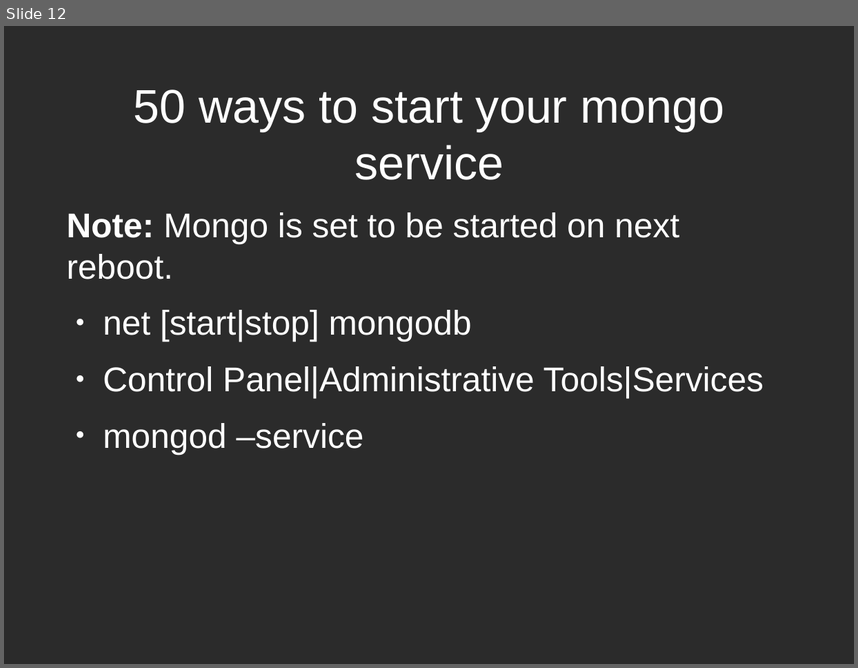
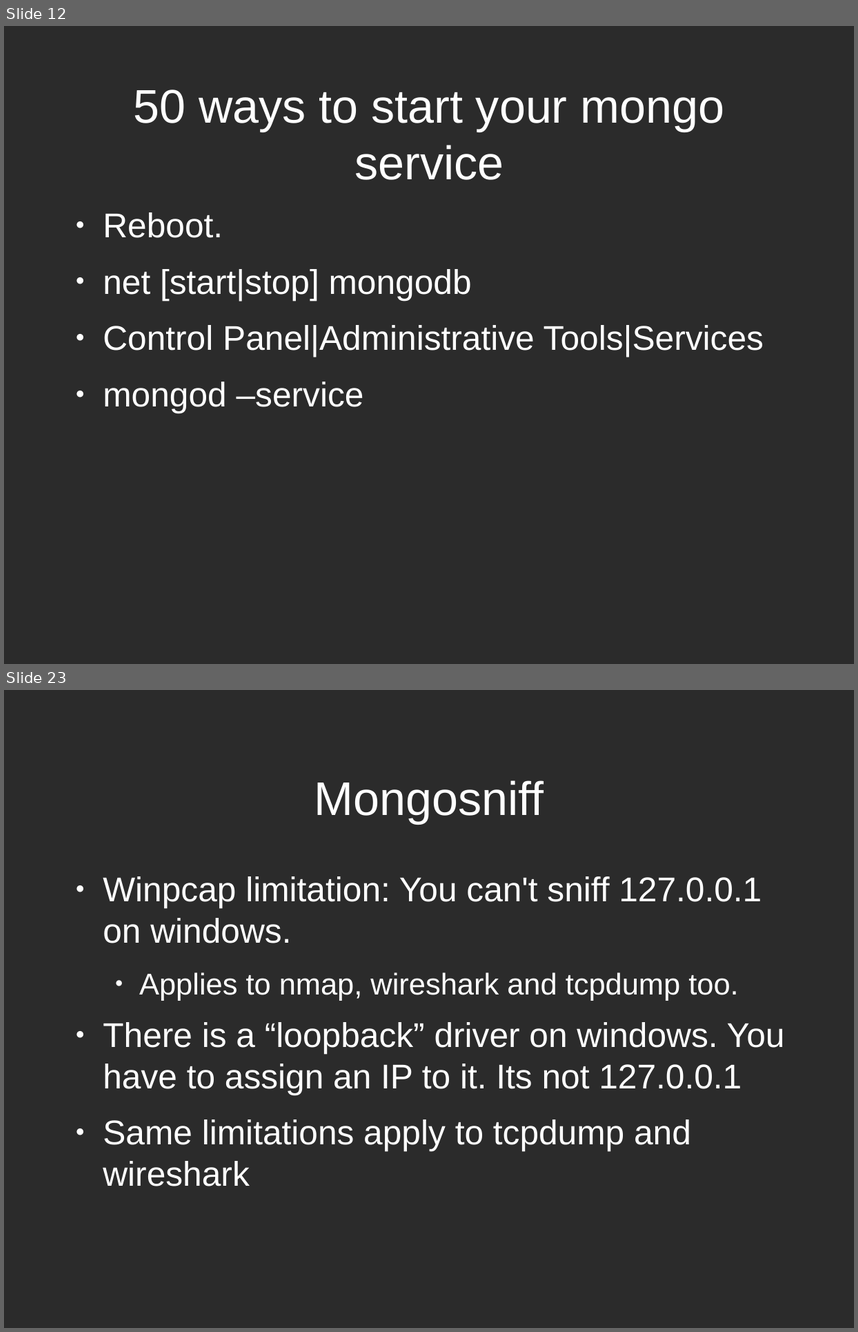
Before and after one commit to zippy1981/TalkMaterials, a slide deck: MongoMeetup/2010-July/Mongo Windows Administration for the Unix Programmer.odp. Shown one above the other, each under a label of ours: slide 12 before the commit, slides 12 and 23 after it; the slides between them are not shown. The pictures are 858x668 and 858x1332 pixels, drawn with LibreOffice and Linux fonts; fonts in the diff are those of the drawing; background and template pictures are left out; a plain dark background stands for a picture behind light text. Boxes give left, top, right and bottom in pixels: in the first picture for what was removed or moved away, otherwise in the second. Text is boxed around its words. In the diff, an @@ line names an element or a change of style, - is before the commit and + after.

```diff
--- a/MongoMeetup/2010-July/Mongo Windows Administration for the Unix Programmer.odp
+++ b/MongoMeetup/2010-July/Mongo Windows Administration for the Unix Programmer.odp
@@ slide 23 added at (x1=4, y1=690, x2=854, y2=1328), background picture (left out) @@
@@ title added at (x1=314, y1=780, x2=544, y2=823), 44 pt, text #FFFFFF @@
+Mongosniff
@@ text added at (x1=103, y1=876, x2=785, y2=1186), 32 pt, text #FFFFFF @@
+● Winpcap limitation: You can't sniff 127.0.0.1 on windows.
+  ● Applies to nmap, wireshark and tcpdump too.
+● There is a “loopback” driver on windows. You have to assign an IP to it. Its not 127.0.0.1
+● Same limitations apply to tcpdump and wireshark
@@ slide 12 changed as well @@
@@ text at (x1=103, y1=212, x2=223, y2=238): text changed @@
-Note: Mongo is set to be started on next reboot.
+● Reboot.
```
Also in this commit, not shown: 10 other slides changed, 12 other slides added.
